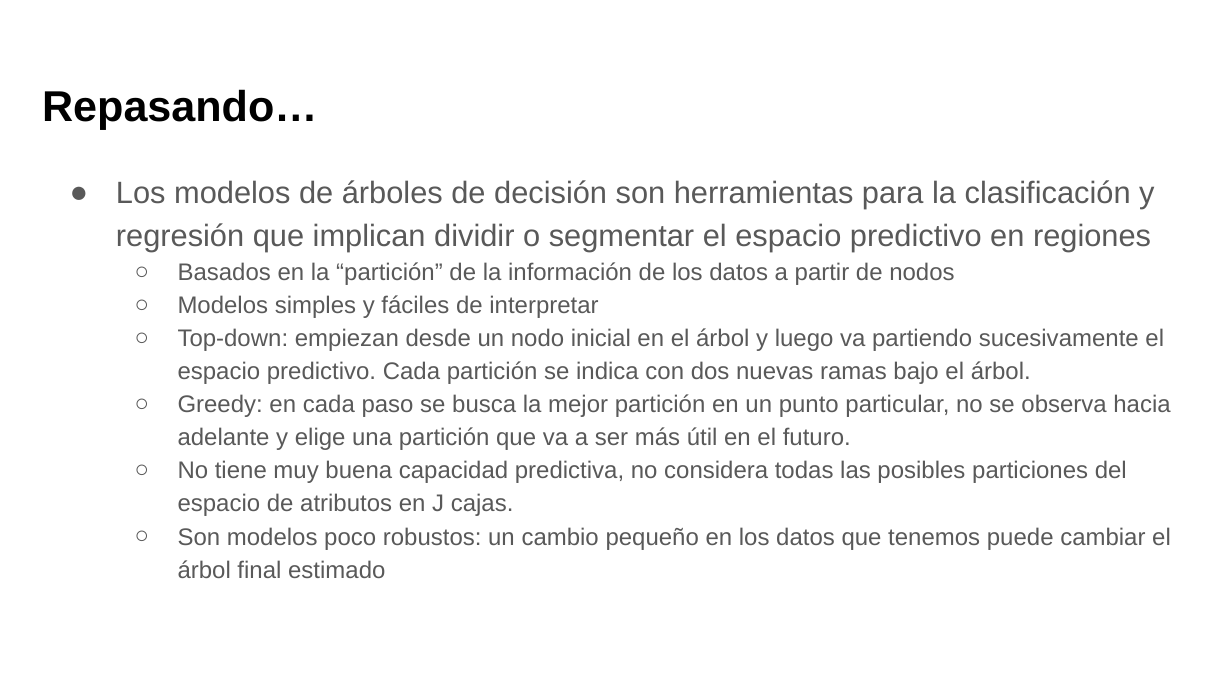
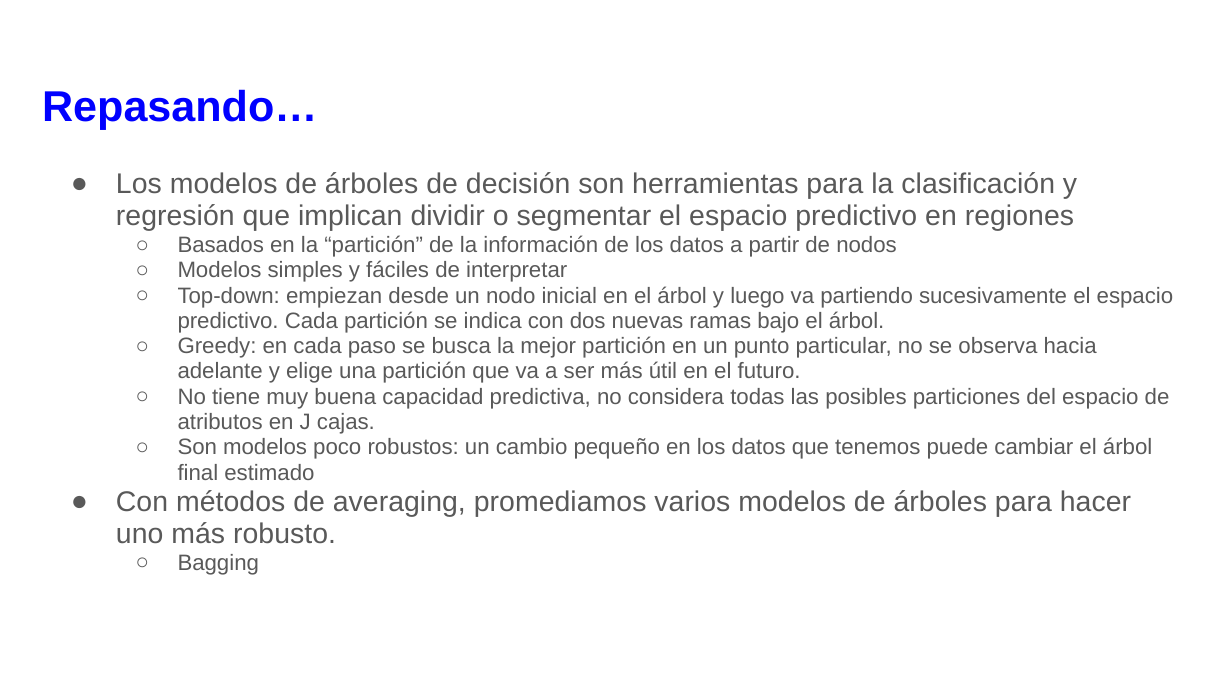
Before and after one commit to DCSCyHD/modulo_4, a slide deck: slide 2 of clase3/Ensamble learning 2.pptx. Drawn at 1232x693 pixels with LibreOffice and Linux fonts; fonts in the diff are those of the drawing. Boxes give left, top, right and bottom in pixels: in the first picture for what was removed or moved away, otherwise in the second. Text is boxed around its words. In the diff, an @@ line names an element or a change of style, - is before the commit and + after.

```diff
--- a/clase3/Ensamble learning 2.pptx
+++ b/clase3/Ensamble learning 2.pptx
@@ title "Repasando…" at (x1=42, y1=89, x2=317, y2=129): text colour #000000 to #0000FF @@
@@ text at (x1=116, y1=172, x2=1174, y2=480): size 18 to 16.6 pt in "Los modelos de árboles de decisión son ..."; size 14 to 12.9 pt in "Basados en la “partición” de la información ...", "Modelos simples y fáciles de interpretar", "Top-down: empiezan desde un nodo inicial en ...", "Greedy: en cada paso se busca la ..." and 2 more places; indent changed; line spacing 1.15 to 0.95 @@
@@ text at (x1=116, y1=490, x2=1131, y2=575): paragraphs added @@
+● Con métodos de averaging, promediamos varios modelos de árboles para hacer uno más robusto.
+  ○ Bagging
```
Also in this commit, not shown: 6 other slides changed, 44 other files.
